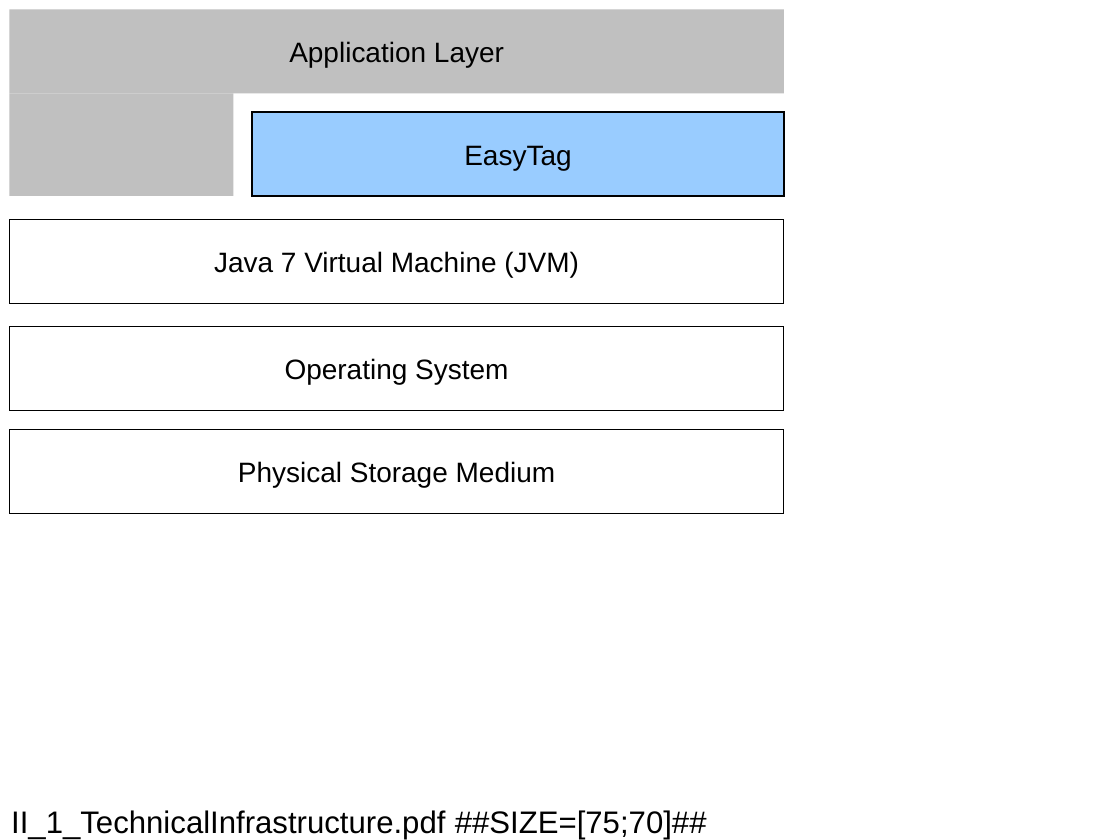
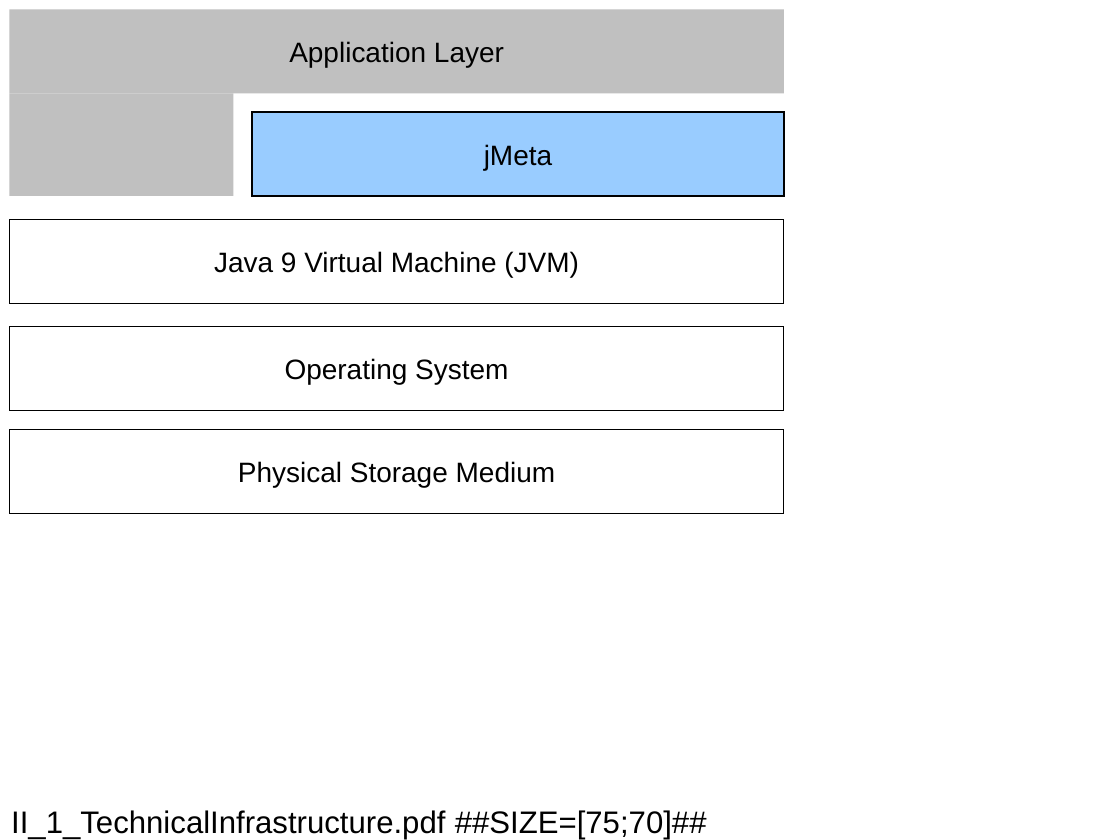
Before and after one commit to jebbard/jMeta, a slide deck: slide 2 of EasyTag_Docs/DesignConcept/Figures/Part_II/Figures_Part_II.ppt. Drawn at 1120x840 pixels with LibreOffice and Linux fonts; fonts in the diff are those of the drawing. Boxes give left, top, right and bottom in pixels: in the first picture for what was removed or moved away, otherwise in the second. Text is boxed around its words. In the diff, an @@ line names an element or a change of style, - is before the commit and + after.

```diff
--- a/EasyTag_Docs/DesignConcept/Figures/Part_II/Figures_Part_II.ppt
+++ b/EasyTag_Docs/DesignConcept/Figures/Part_II/Figures_Part_II.ppt
@@ text in rectangle at (484, 144, 552, 170): text changed @@
-EasyTag
+jMeta
@@ text in rectangle at (214, 251, 579, 277): text changed @@
-Java 7 Virtual Machine (JVM)
+Java 9 Virtual Machine (JVM)
```
Also in this commit, not shown: 6 other files.
